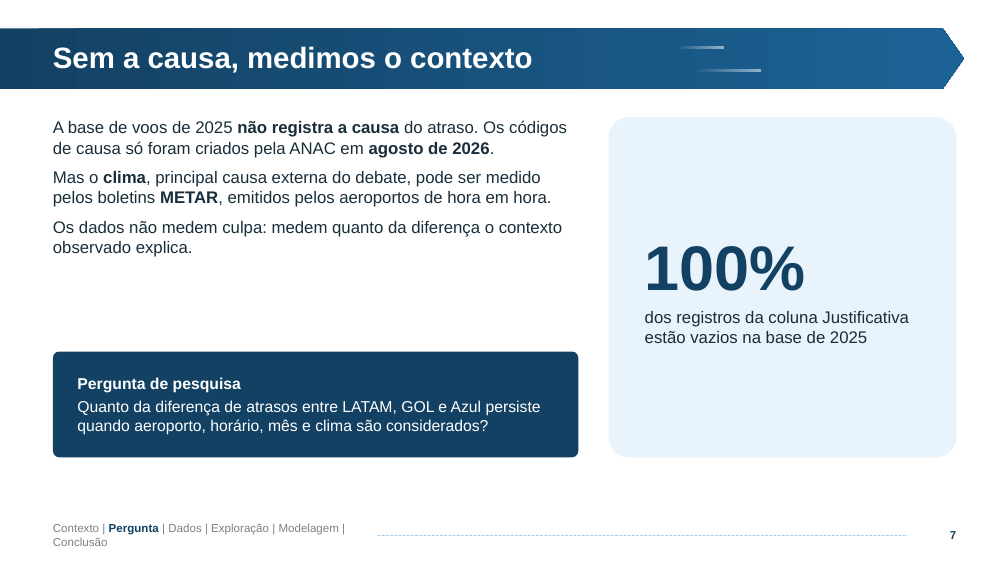
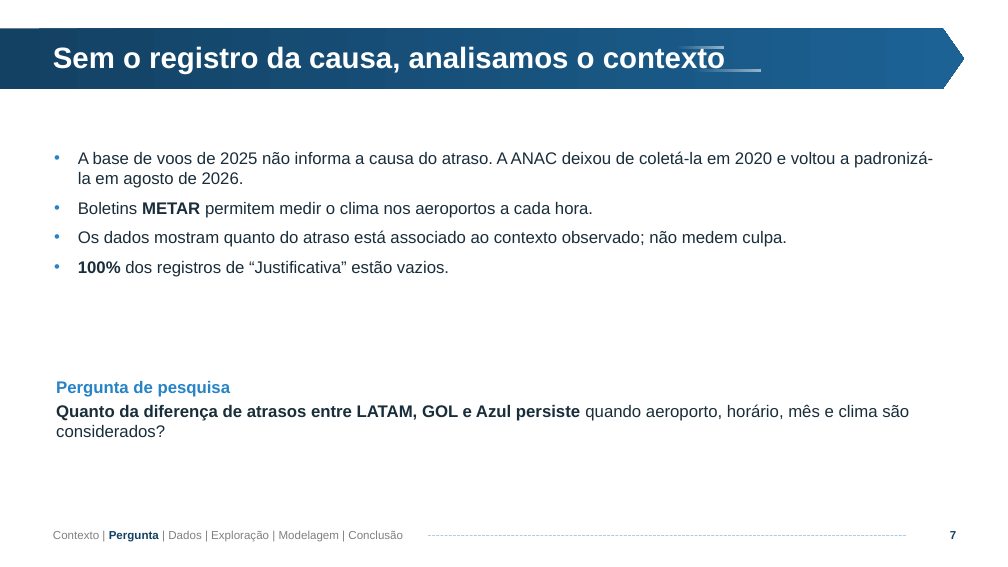
Before and after one commit to Matex0406/Projeto_2_CB, a slide deck: slide 7 of Projeto 2 - CB.pptx. Drawn at 1008x567 pixels with LibreOffice and Linux fonts; fonts in the diff are those of the drawing; background and template pictures are left out. Boxes give left, top, right and bottom in pixels: in the first picture for what was removed or moved away, otherwise in the second. Text is boxed around its words. In the diff, an @@ line names an element or a change of style, - is before the commit and + after.

```diff
--- a/Projeto 2 - CB.pptx
+++ b/Projeto 2 - CB.pptx
@@ title at [53,46,725,74]: text changed @@
-Sem a causa, medimos o contexto
+Sem o registro da causa, analisamos o contexto
@@ rounded rectangle removed at [609,117,957,457] @@
-100%
-dos registros da coluna Justificativa estão vazios na base de 2025
@@ text at [78,151,933,277]: text changed @@
-A base de voos de 2025 não registra a causa do atraso. Os códigos de causa só foram criados pela ANAC em agosto de 2026.
-Mas o clima, principal causa externa do debate, pode ser medido pelos boletins METAR, emitidos pelos aeroportos de hora em hora.
-Os dados não medem culpa: medem quanto da diferença o contexto observado explica.
+• A base de voos de 2025 não informa a causa do atraso. A ANAC deixou de coletá-la em 2020 e voltou a padronizá-la em agosto de 2026.
+• Boletins METAR permitem medir o clima nos aeroportos a cada hora.
+• Os dados mostram quanto do atraso está associado ao contexto observado; não medem culpa.
+• 100% dos registros de “Justificativa” estão vazios.
@@ text "Pergunta de pesquisa": place and size @@
-text "Pergunta de pesquisa" at [53,352,578,457]
+text "Pergunta de pesquisa" at [56,381,909,437]
@@ text "Pergunta de pesquisa" at [56,381,909,437]: size 15 to 16 pt; text colour #FFFFFF to #2683C6 in "Pergunta de pesquisa"; text colour #FFFFFF to #192E3A, bold on in "Quanto da diferença de atrasos entre LATAM, ..."; more space between paragraphs; vertical alignment middle to top; fill #134163 to none @@
@@ text "Contexto | Pergunta | Dados ..." rewrapped from [53,523,339,546] to [53,530,403,542] @@
@@ line moved from (378, 535) - (907, 535) to (429, 535) - (907, 535) @@
```
Also in this commit, not shown: 30 other slides changed, 2 other files.
